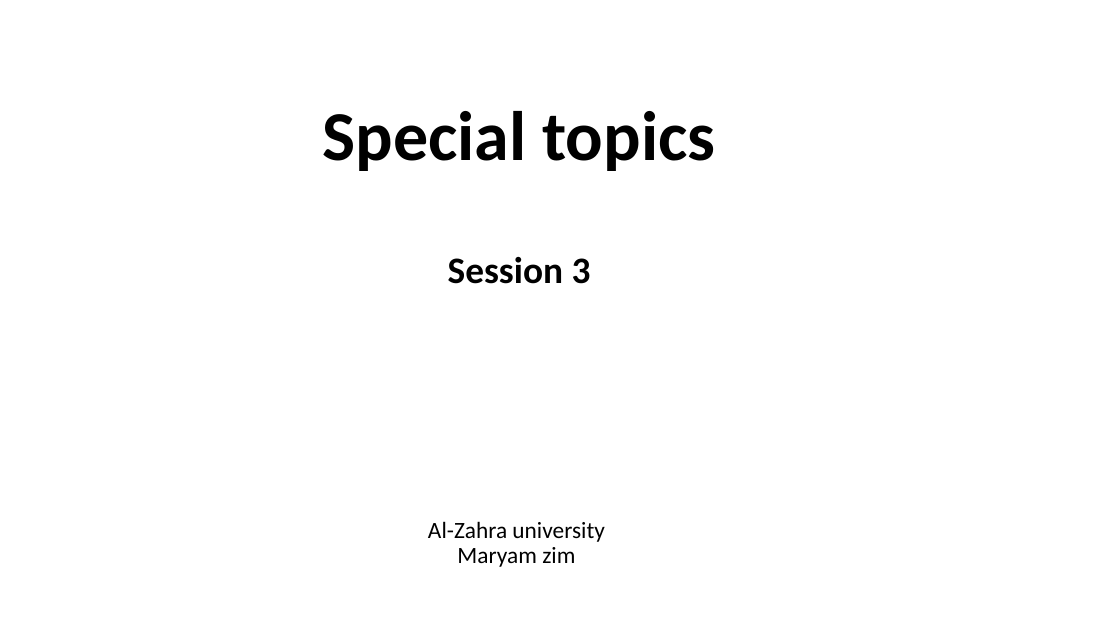
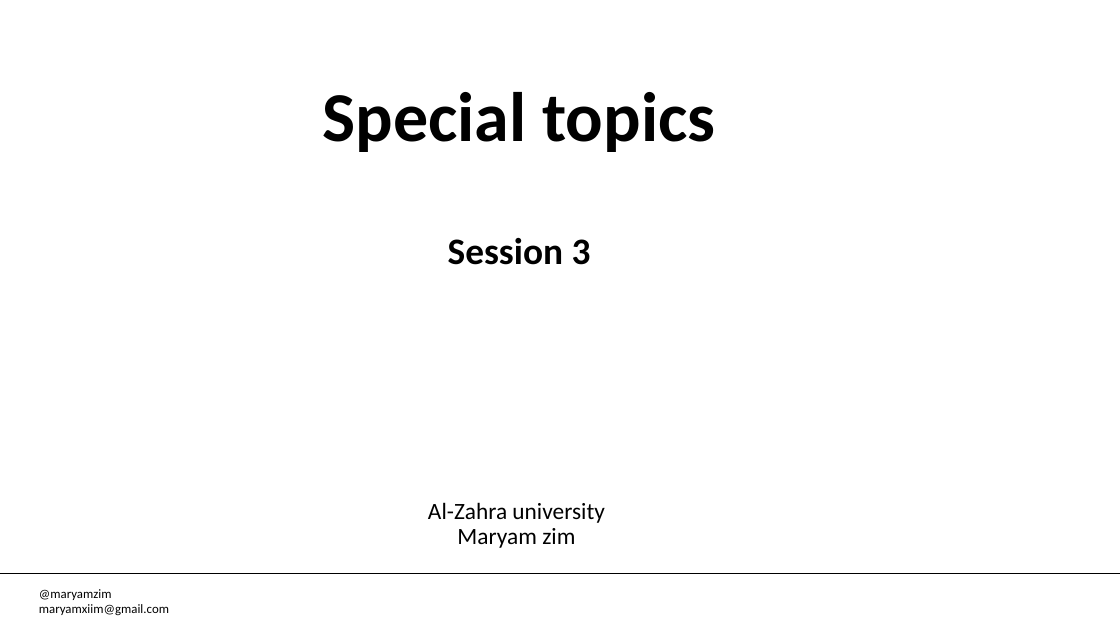
Before and after one commit to maryamxiim/Alzahra-SpecialTopic-7050211, a slide deck: slide 1 of session 3/session 3.pptx. Drawn at 1120x630 pixels with LibreOffice and Linux fonts; fonts in the diff are those of the drawing; background and template pictures are left out. Boxes give left, top, right and bottom in pixels: in the first picture for what was removed or moved away, otherwise in the second. Text is boxed around its words. In the diff, an @@ line names an element or a change of style, - is before the commit and + after.

Commit message:
add sessions power points

```diff
--- a/session 3/session 3.pptx
+++ b/session 3/session 3.pptx
@@ title "Special topics Session 3 Al-Zahra ...": place and size @@
-title "Special topics Session 3 Al-Zahra ..." at <box>323,111,715,567</box>
+title "Special topics Session 3 Al-Zahra ..." at <box>323,92,715,548</box>
@@ line added from (0, 573) to (1120, 573), #000000 0.5 pt @@
@@ text added at <box>39,589,169,615</box>, 11 pt, text #000000 @@
+@maryamzim maryamxiim@gmail.com
```
Also in this commit, not shown: 5 other files.
